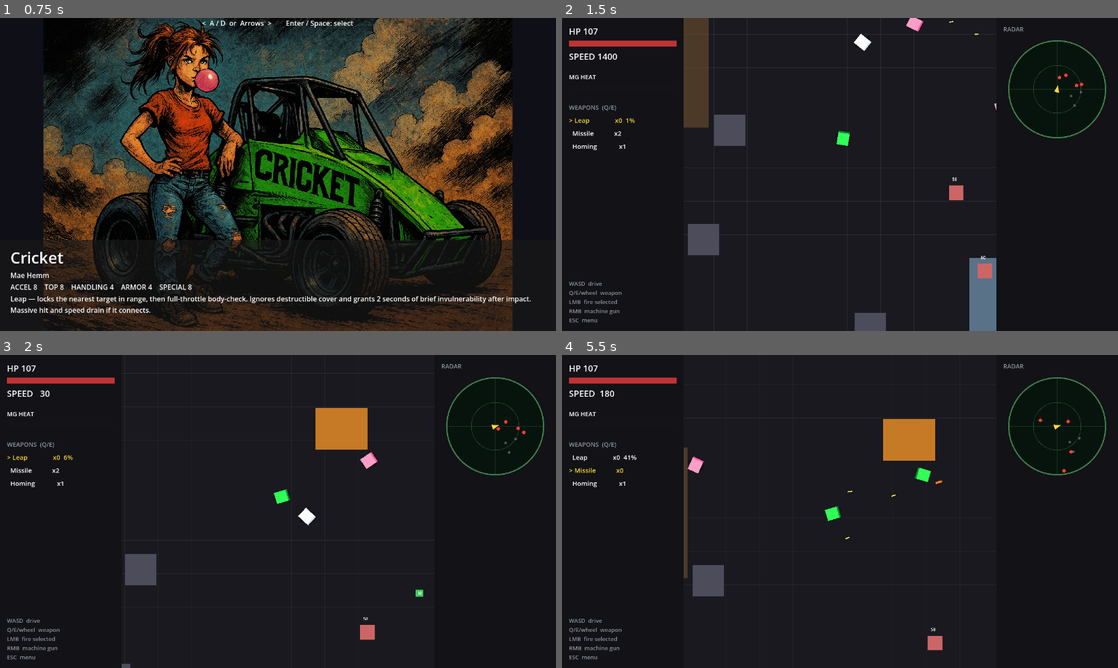
Above: before the commit, frames 1-4 (two rows, left to right).
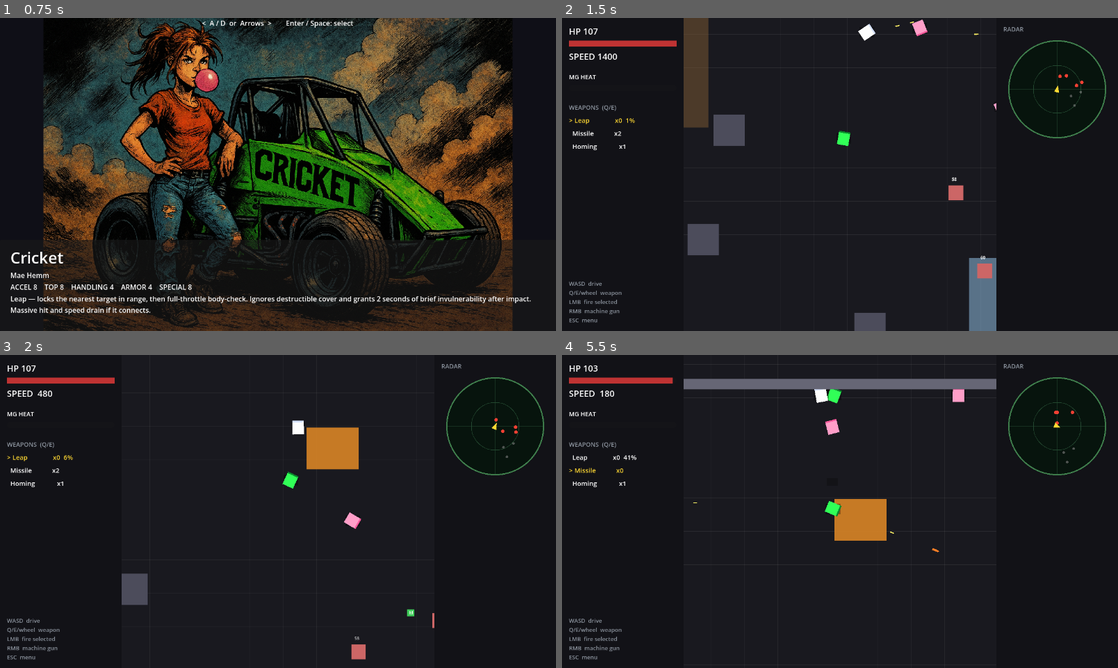
Above: after the commit, the same moments.

Repository: b3p3k0/bentchrome
Game: Godot game, scene res://ui/title.tscn
Two runs of this game, one before a commit and one after it. Both use one fixed random seed, a clock stepped at 60 frames per second and the inputs below.
Inputs (mouse positions are in pixels of both pictures, inside the frame that each line leads up to):
- Up to frame 1 (0.75 s): tap Enter (select_confirm) at 0.5 s; move the mouse to (400, 158) at 0.52 s; hold D (move_right) from 0.53 s (still down); right-click (400, 158) at 0.6 s; click (400, 158) at 0.67 s
- Up to frame 2 (1.5 s): tap Space at 0.77 s; release D (move_right) at 1.25 s; drag from (728, 190) to (628, 43) at 1.27 s
- Up to frame 3 (2 s): no input
- Up to frame 4 (5.5 s): move the mouse to (895, 442) at 2.02 s; hold D (move_right) 2.03-2.75 s; click (895, 442) at 2.1 s; right-click (895, 442) at 2.3 s; drag from (812, 574) to (901, 445) at 2.77 s; move the mouse to (1006, 558) at 3.52 s; hold A (move_left) 3.53-4.25 s; tap E (weapon_next) at 3.6 s; tap Space at 3.77 s; right-click (1006, 558) at 3.8 s; drag from (673, 464) to (840, 511) at 4.27 s; move the mouse to (867, 511) at 5.02 s; hold S (move_down) from 5.03 s (still down); tap K at 5.1 s; click (867, 511) at 5.17 s; right-click (867, 511) at 5.3 s

Frame 1 is identical in both runs. In frame 2, 0.4% of the frame differs, in the area x 27-94%, y 0-100%; in frame 3, 3.2%; in frame 4, 6.2%, in the area x 5-94%, y 2-100%.

Commit message:
Card 1: archetype aggression tune
Tighter engagement bands (agg 110-300, amb 160-420, opp 260-560),
later flee (10/22/35% HP), more chase throttle while turning (0.35),
wider MG fire cone (0.35 rad). Archetype personalities preserved.

Co-Authored-By: Claude Fable 5 <noreply@anthropic.com>

Diff:
--- a/vehicles/drivers/enemy_driver.gd
+++ b/vehicles/drivers/enemy_driver.gd
@@ -24,9 +24,9 @@
 
 # Pure trait sets, blended by `mix`. [near, far, flee_hp, w_near, w_weak, flank]
 const PURE := {
-	"agg": {"near": 140.0, "far": 340.0, "flee": 0.15, "w_near": 1.0, "w_weak": 0.0, "flank": 0.0},
-	"amb": {"near": 200.0, "far": 480.0, "flee": 0.30, "w_near": 1.0, "w_weak": 0.0, "flank": 1.0},
-	"opp": {"near": 320.0, "far": 640.0, "flee": 0.45, "w_near": 0.3, "w_weak": 1.0, "flank": 0.0},
+	"agg": {"near": 110.0, "far": 300.0, "flee": 0.10, "w_near": 1.0, "w_weak": 0.0, "flank": 0.0},
+	"amb": {"near": 160.0, "far": 420.0, "flee": 0.22, "w_near": 1.0, "w_weak": 0.0, "flank": 1.0},
+	"opp": {"near": 260.0, "far": 560.0, "flee": 0.35, "w_near": 0.3, "w_weak": 1.0, "flank": 0.0},
 }
 
 enum Mode { PURSUE, EVADE }
@@ -89,9 +89,9 @@
 	var diff := wrapf(approach - vehicle.heading, -PI, PI)
 	var aim := wrapf(bearing - vehicle.heading, -PI, PI)
 	return {
-		"throttle": 1.0 if absf(diff) < 1.2 else 0.2,
+		"throttle": 1.0 if absf(diff) < 1.2 else 0.35,
 		"steer": clampf(diff * 2.0, -1.0, 1.0),
-		"fire_mg": absf(aim) < 0.25 and dist < FIRE_RANGE,
+		"fire_mg": absf(aim) < 0.35 and dist < FIRE_RANGE,
 		"fire_selected": false,
 	}
 
